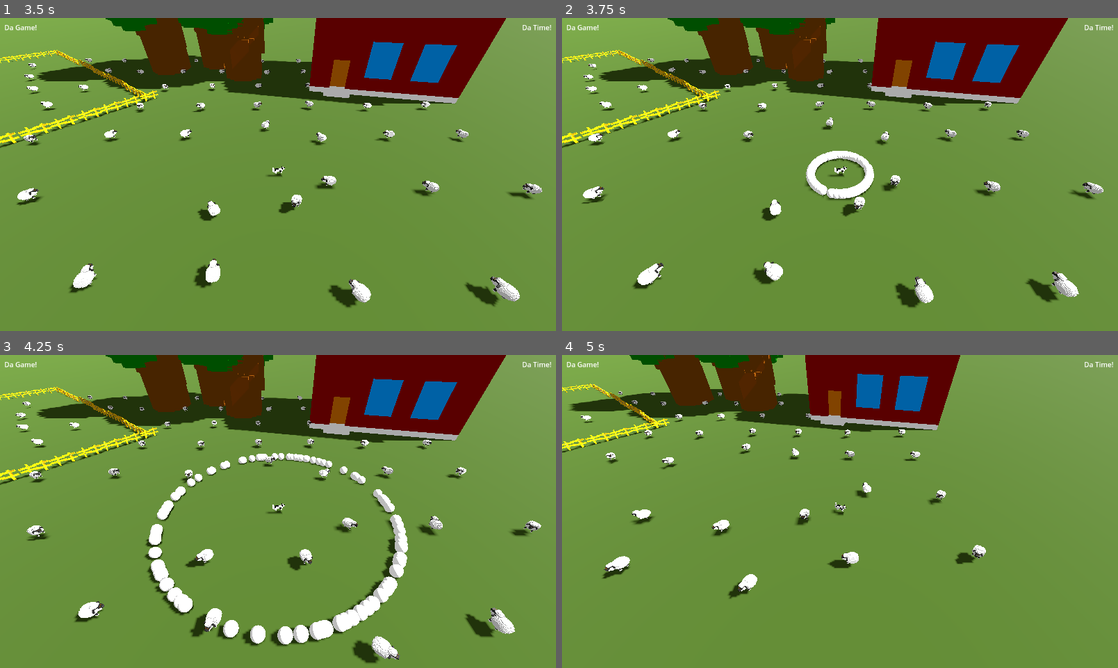
Above: before the commit, frames 1-4 (two rows, left to right).
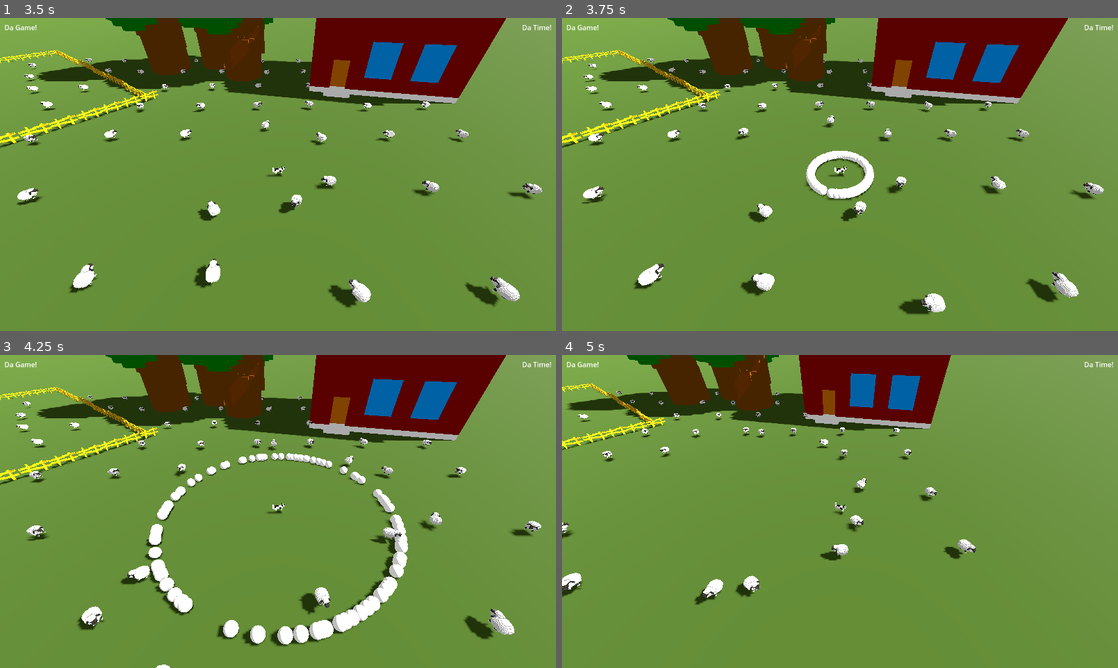
Above: after the commit, the same moments.

Repository: hunttis/ld-58
Game: Godot game, scene res://assets/scenes/master.tscn
Same seed, same stepped clock (60 frames per second), same inputs: the game is played once before the commit and once after it.
Inputs (mouse positions are in pixels of both pictures, inside the frame that each line leads up to):
- Up to frame 1 (3.5 s): click "Start" at 0.5 s; move the mouse to (400, 158) at 1.27 s; click (400, 158) at 1.35 s; move the mouse to (166, 190) at 2.02 s; tap E (ability_e) at 2.1 s; move the mouse to (333, 105) at 2.77 s; hold Q (ability_q) from 2.78 s (still down)
- Up to frame 2 (3.75 s): move the mouse to (812, 237) at 3.52 s; release Q (ability_q) at 3.53 s; tap W (ability_w) at 3.6 s
- Up to frame 3 (4.25 s): no input
- Up to frame 4 (5 s): move the mouse to (1006, 558) at 4.27 s; click (1006, 558) at 4.35 s

Frame 1 is identical in both runs. In frame 2, 2.3% of the frame differs, in the area x 3-98%, y 12-95%; in frame 3, 3.0%; in frame 4, 6.2%, in the area x 0-77%, y 0-80%.

Commit message:
make bark stronk

Diff:
--- a/assets/scenes/game/sheep/Sheep.tscn
+++ b/assets/scenes/game/sheep/Sheep.tscn
@@ -9,8 +9,10 @@
 [node name="CharacterBody3D" type="CharacterBody3D"]
 collision_mask = 16
 script = ExtResource("1_i4pnq")
+max_flee_speed = 20.0
 weight_separation = 0.2
 weight_dog = 10.0
+weight_bark = 200.0
 
 [node name="CollisionShape3D" type="CollisionShape3D" parent="."]
 transform = Transform3D(1, 0, 0, 0, 1, 0, 0, 0, 1, 0.0052490234, 0.45263672, -0.04812622)
